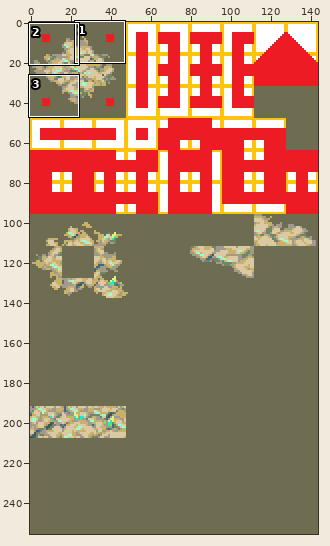
Sprite sheet -- images/experimental/rpg/cobblestone.png. Above, an overview of the earlier version with the close-up marked.
Close-up. Earlier state:
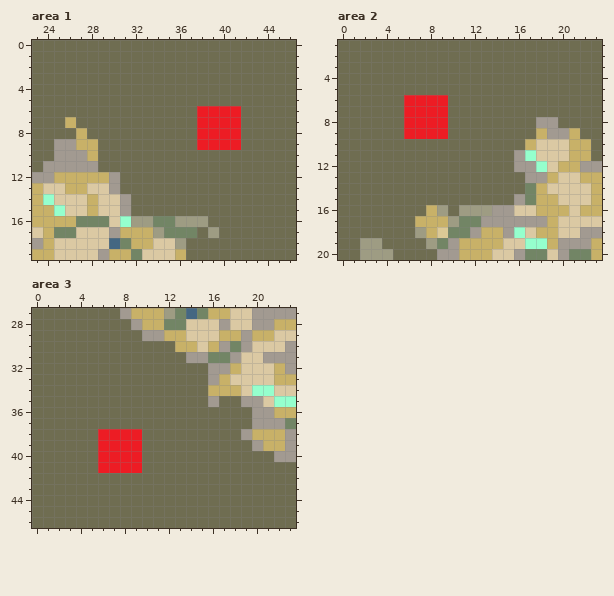
The file is 144x256 pixels. Shown: area 1: x 23..46, y 0..19; area 2: x 0..23, y 1..20; area 3: x 0..23, y 27..46. The commit also changed other parts of the picture, which this record leaves out.
After:
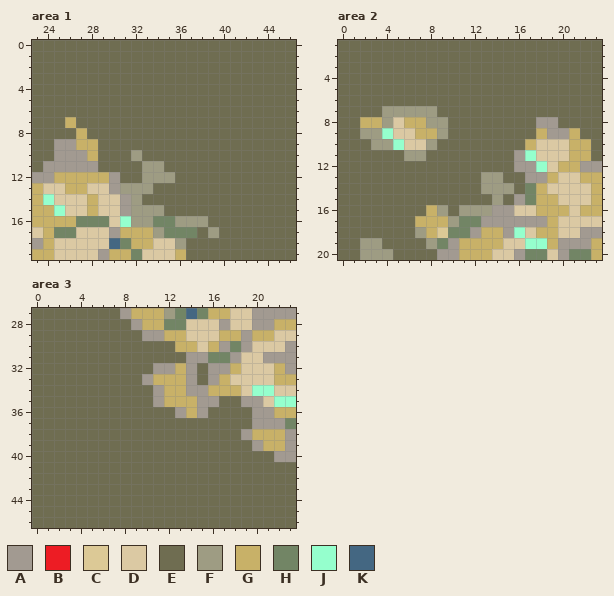
Palette (. is transparent): A #a29a91  B #ed1c24  C #dcc996  D #dbc9a3  E #6f6d51  F #9e9c83  G #c8b168  H #728565  J #95ffcd  K #446782
Diff:
--- area 1
@@ x 29..43 @@
  5 EEEEEEEEEEEEEEE
- 6 EEEEEEEEEBBBBEE
- 7 EEEEEEEEEBBBBEE
- 8 EEEEEEEEEBBBBEE
- 9 EEEEEEEEEBBBBEE
-10 EEEEEEEEEEEEEEE
-11 EEEEEEEEEEEEEEE
-12 GAEEEEEEEEEEEEE
-13 DAEEEEEEEEEEEEE
-14 DDAEEEEEEEEEEEE
-15 DDAEEEEEEEEEEEE
+ 6 EEEEEEEEEEEEEEE
+ 7 EEEEEEEEEEEEEEE
+ 8 EEEEEEEEEEEEEEE
+ 9 EEEEEEEEEEEEEEE
+10 EEEFEEEEEEEEEEE
+11 EEEEFFEEEEEEEEE
+12 GAEEFFFEEEEEEEE
+13 DAFFFEEEEEEEEEE
+14 DDAFEEEEEEEEEEE
+15 DDAFFFEEEEEEEEE
 16 HDJFFHHFFFEEEEE
--- area 2
@@ x 0..23 @@
  5 EEEEEEEEEEEEEEEEEEEEEEEE
- 6 EEEEEEBBBBEEEEEEEEEEEEEE
- 7 EEEEEEBBBBEEEEEEEEEEEEEE
- 8 EEEEEEBBBBEEEEEEEEAAEEEE
- 9 EEEEEEBBBBEEEEEEEEGAAGEE
-10 EEEEEEEEEEEEEEEEEGDDDGGE
-11 EEEEEEEEEEEEEEEEAJDDDGGE
+ 6 EEEEEEEEEEEEEEEEEEEEEEEE
+ 7 EEEEFFFFFEEEEEEEEEEEEEEE
+ 8 EEGGFDGGFFEEEEEEEEAAEEEE
+ 9 EEFFJDDGGFEEEEEEEEGAAGEE
+10 EEEFFJDDFEEEEEEEEGDDDGGE
+11 EEEEEEFFEEEEEEEEAJDDDGGE
 12 EEEEEEEEEEEEEEEEAAJDGGAA
-13 EEEEEEEEEEEEEEEEEAAGDDGG
-14 EEEEEEEEEEEEEEEEEHGDDDDG
-15 EEEEEEEEEEEEEEEEAHGGDDDG
+13 EEEEEEEEEEEEEFFEEAAGDDGG
+14 EEEEEEEEEEEEEFFFEHGDDDDG
+15 EEEEEEEEEEEEEEFEAHGGDDDG
 16 EEEEEEEEGFEFFFAADDGGGDGG
--- area 3
@@ x 4..17 @@
 31 EEEEEEEEEEAAHH
-32 EEEEEEEEEEEEAA
-33 EEEEEEEEEEEEAG
-34 EEEEEEEEEEEEGG
-35 EEEEEEEEEEEEAE
-36 EEEEEEEEEEEEEE
+32 EEEEEEEAAGAEAA
+33 EEEEEEAGGGAEAG
+34 EEEEEEEAGGAAGG
+35 EEEEEEEAGGGAAE
+36 EEEEEEEEEAGAEE
 37 EEEEEEEEEEEEEE
-38 EEBBBBEEEEEEEE
-39 EEBBBBEEEEEEEE
-40 EEBBBBEEEEEEEE
-41 EEBBBBEEEEEEEE
+38 EEEEEEEEEEEEEE
+39 EEEEEEEEEEEEEE
+40 EEEEEEEEEEEEEE
+41 EEEEEEEEEEEEEE
 42 EEEEEEEEEEEEEE
